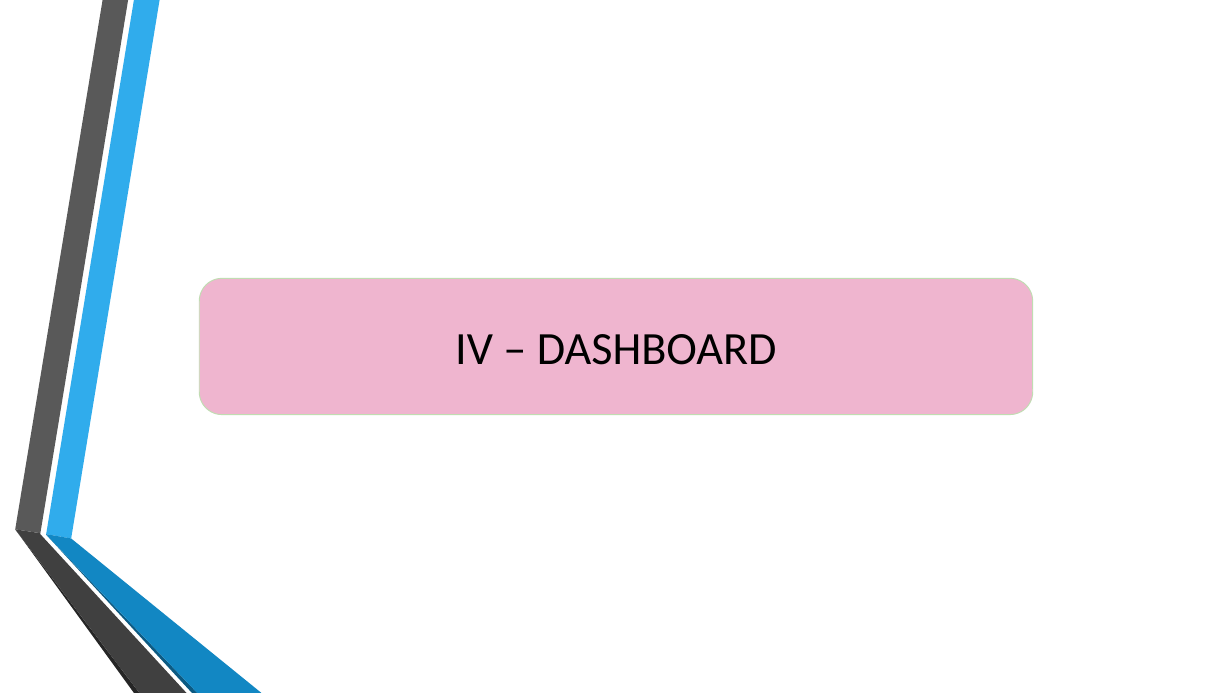
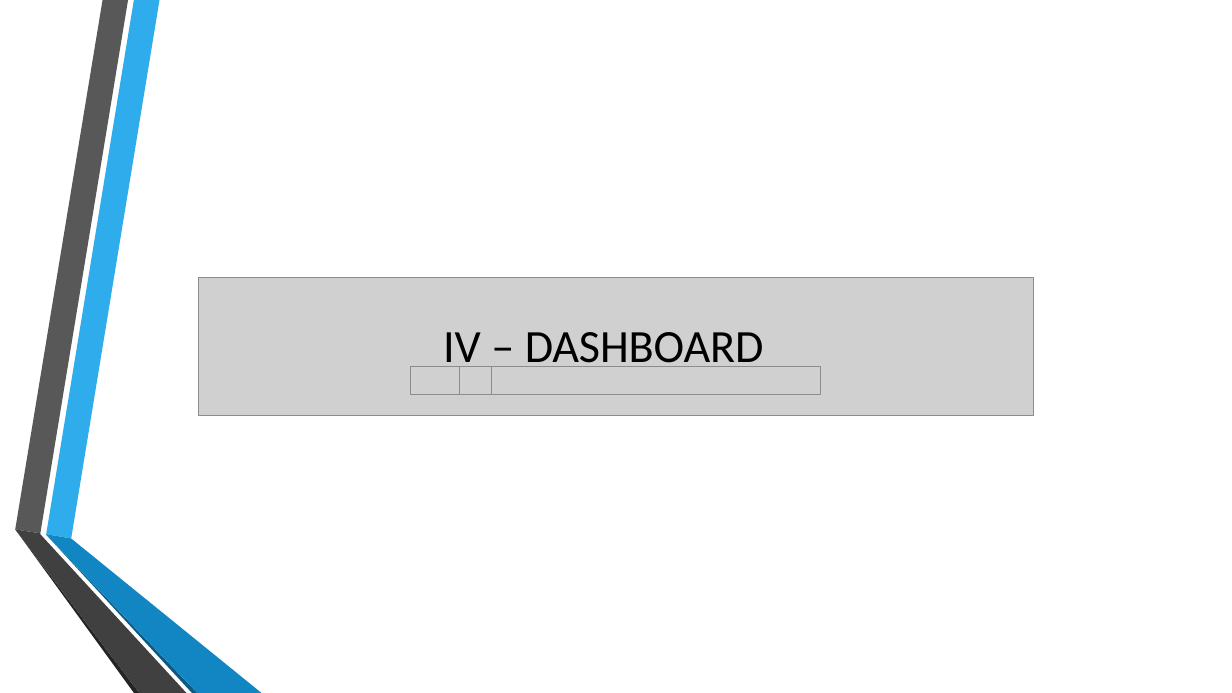
Before and after one commit to wdavid93/OpenClassRoom, a slide deck: slide 15 of Projet_7/Livrable/Implementez_un_modele_de_scoring.pptx. Drawn at 1232x693 pixels with LibreOffice and Linux fonts; fonts in the diff are those of the drawing; grey boxes stand for pictures; background and template pictures are left out. Boxes give left, top, right and bottom in pixels: in the first picture for what was removed or moved away, otherwise in the second. Text is boxed around its words. In the diff, an @@ line names an element or a change of style, - is before the commit and + after.

```diff
--- a/Projet_7/Livrable/Implementez_un_modele_de_scoring.pptx
+++ b/Projet_7/Livrable/Implementez_un_modele_de_scoring.pptx
@@ title "IV – DASHBOARD" moved from (x1=200, y1=278, x2=1033, y2=414) to (x1=443, y1=332, x2=764, y2=373) @@
@@ title "IV – DASHBOARD" at (x1=443, y1=332, x2=764, y2=373): letter spacing 0 to -0.1 pt in "DASHBOARD"; alignment centre to left; indent changed; more space between paragraphs; vertical alignment middle to top; fill #EFB5CF to none; outline #C0DEB3 0.75 pt to none @@
@@ group added at (x1=198, y1=277, x2=1033, y2=415): 4 pictures @@
@@ freeform shape at (x1=16, y1=530, x2=187, y2=693): outline redrawn @@
@@ freeform shape at (x1=16, y1=530, x2=140, y2=693): fill #262626 to #252525; outline redrawn @@
@@ freeform shape at (x1=46, y1=535, x2=198, y2=693): outline redrawn @@
@@ freeform shape at (x1=46, y1=534, x2=262, y2=693): fill #1287C3 to #1286C3; outline redrawn @@
```
Also in this commit, not shown: 19 other slides changed, 58 other files.
